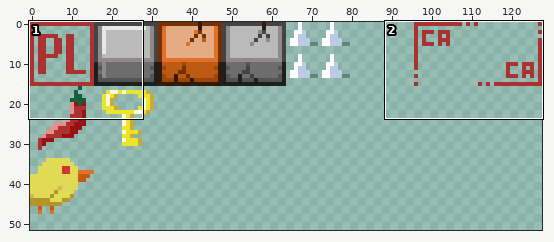
Pixel-art file -- Spiceholic2025/App/stage/tileset.aseprite. Above, an overview of the earlier version with the close-up marked.
Close-up. The starting point:
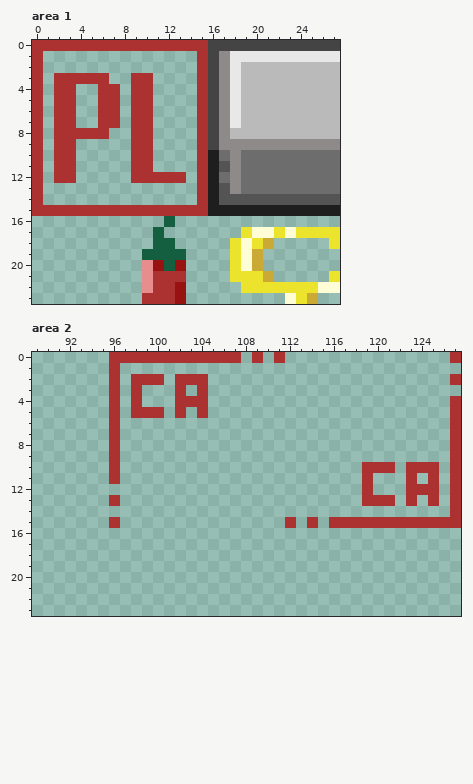
128x128 pixels, 1 frame. Shown: area 1: x 0..27, y 0..23; area 2: x 89..127, y 0..23. The wide view leaves out empty margins.
After the commit:
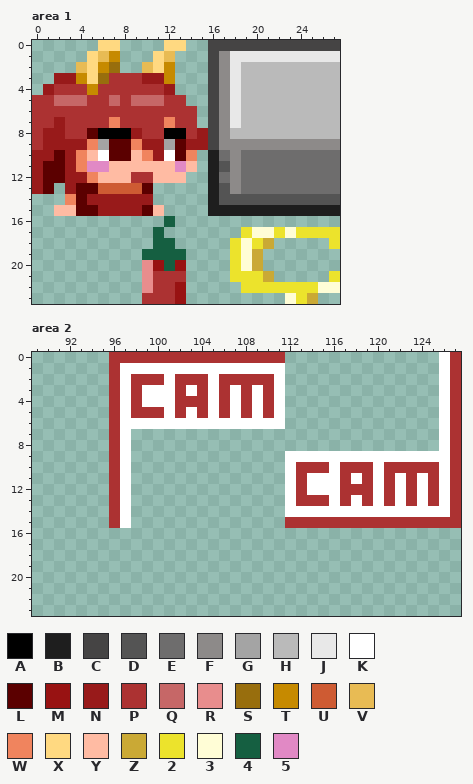
Palette (. is transparent): A #000000  B #1e1e1e  C #454444  D #545454  E #6e6d6d  F #8d8a89  G #a4a4a4  H #bababa  J #e8e8e8  K #ffffff  L #5b0000  M #981212  N #981a1a  P #ac3232  Q #c66767  R #e88d8d  S #986e0d  T #c68a00  U #ce5b33  V #e8bb54  W #f0845e  X #ffd981  Y #ffbba3  Z #caa935  2 #ece32c  3 #fffdd6  4 #155f41  5 #e189c5
Changes in this commit:
--- area 1
@@ x 0..17 @@
- 0 PPPPPPPPPPPPPPPPCC
- 1 P..............PCF
- 2 P..............PCF
- 3 P.PPPPP..PP....PCF
- 4 P.PP..PP.PP....PCF
- 5 P.PP..PP.PP....PCF
- 6 P.PP..PP.PP....PCF
- 7 P.PP..PP.PP....PCF
- 8 P.PPPPP..PP....PCF
- 9 P.PP.....PP....PCF
-10 P.PP.....PP....PBE
-11 P.PP.....PP....PBD
-12 P.PP.....PPPPP.PBE
-13 P..............PBD
-14 P..............PBD
-15 PPPPPPPPPPPPPPPPBB
+ 0 ......XX....XX..CC
+ 1 .....XVT...XV...CF
+ 2 ....VXTS..VXT...CF
+ 3 ..NNTXSPPPNNT...CF
+ 4 .NPPPTPPPPPPN...CF
+ 5 PPQQQPPQPQQQPP..CF
+ 6 PPPPPPPPPPPPPPP.CF
+ 7 PPNPPPPWPPPPWPP.CF
+ 8 PNNPPLAAANPPAAPNCF
+ 9 PNNNNWGLLWNNGLNNCF
+10 NNLNWYKLLYWNKLW.BE
+11 NLLNW55YYYYYY5Y.BD
+12 NLLNNWYYYPPYYY..BE
+13 NL.NLLUUUUL.....BD
+14 ...WLNNNNNN.....BD
+15 ..YYLLNNNNLY....BB
 16 ............4.....
--- area 2
@@ x 89..127 @@
- 0 .......PPPPPPPPPPPP.P.P...............P
- 1 .......P...............................
- 2 .......P.PPP.PPP......................P
- 3 .......P.P...P.P.......................
- 4 .......P.P...PPP......................P
- 5 .......P.PPP.P.P......................P
- 6 .......P..............................P
- 7 .......P..............................P
- 8 .......P..............................P
- 9 .......P..............................P
-10 .......P......................PPP.PPP.P
-11 .......P......................P...P.P.P
-12 ..............................P...PPP.P
-13 .......P......................PPP.P.P.P
-14 ......................................P
-15 .......P...............P.P.PPPPPPPPPPPP
+ 0 .......PPPPPPPPPPPPPPPP..............KP
+ 1 .......PKKKKKKKKKKKKKKK..............KP
+ 2 .......PKPPPKPPPKPPPPPK..............KP
+ 3 .......PKPKKKPKPKPKPKPK..............KP
+ 4 .......PKPKKKPPPKPKPKPK..............KP
+ 5 .......PKPPPKPKPKPKPKPK..............KP
+ 6 .......PKKKKKKKKKKKKKKK..............KP
+ 7 .......PK............................KP
+ 8 .......PK............................KP
+ 9 .......PK..............KKKKKKKKKKKKKKKP
+10 .......PK..............KPPPKPPPKPPPPPKP
+11 .......PK..............KPKKKPKPKPKPKPKP
+12 .......PK..............KPKKKPPPKPKPKPKP
+13 .......PK..............KPPPKPKPKPKPKPKP
+14 .......PK..............KKKKKKKKKKKKKKKP
+15 .......PK..............PPPPPPPPPPPPPPPP
 16 .......................................
Boxes around the changes in both close-ups, in picture pixels (x1, y1, x2, y2):
changed: (32, 40, 208, 216)
changed: (109, 352, 461, 528)
